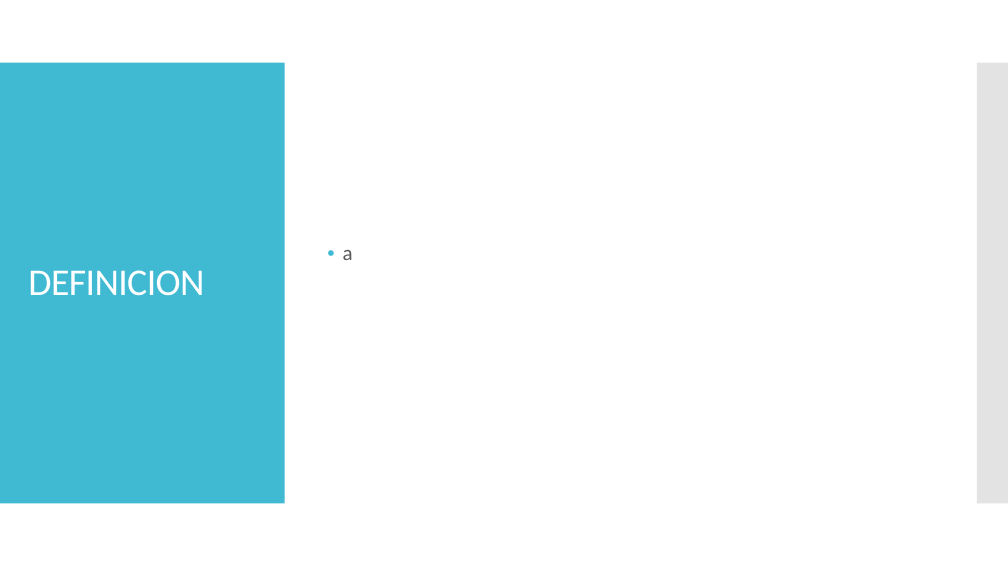
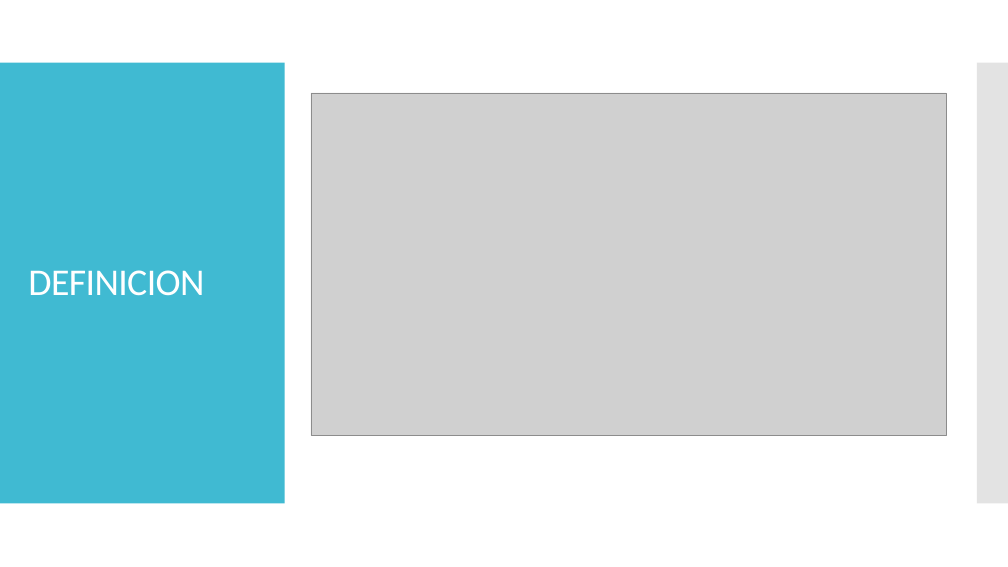
Before and after one commit to claudio-cordova-estrada/hackathon, a slide deck: slide 12 of Presentacion/Design_Thinking.pptx. Drawn at 1008x567 pixels with LibreOffice and Linux fonts; fonts in the diff are those of the drawing; grey boxes stand for pictures. Boxes give left, top, right and bottom in pixels: in the first picture for what was removed or moved away, otherwise in the second. Text is boxed around its words. In the diff, an @@ line names an element or a change of style, - is before the commit and + after.

```diff
--- a/Presentacion/Design_Thinking.pptx
+++ b/Presentacion/Design_Thinking.pptx
@@ picture added at <box>311,93,946,436</box> @@
@@ text removed at <box>343,250,353,260</box> @@
-• a
```
Also in this commit, not shown: 5 other slides changed, 3 slides added, 2 slides removed.
